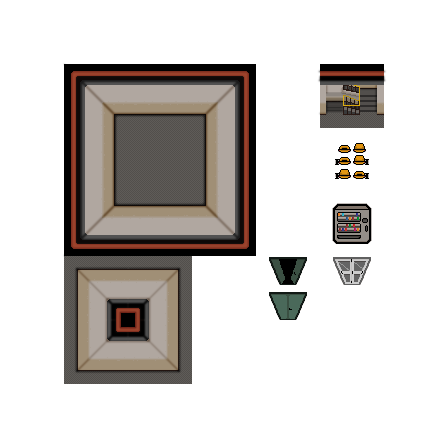
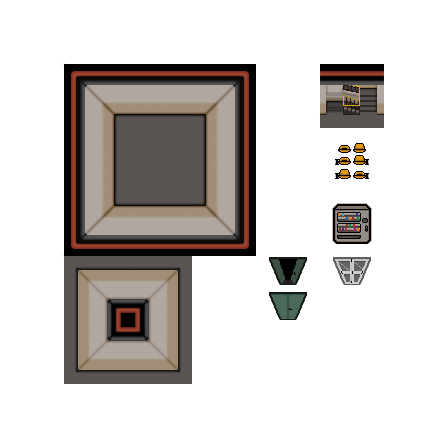
Before/after of a 448 × 448 layered artwork. What changed in the layer stack:
painted on "Livello 30" over [335, 210, 369, 239]
added layer "Livello 31" (40%) in group "door opened" over [282, 280, 294, 284]
added layer "Livello 32" (25%) in group "shadow" over [344, 100, 359, 114]
painted on "Livello 16" over [318, 69, 386, 116]
painted on "Livello 15" over [347, 106, 356, 114]
